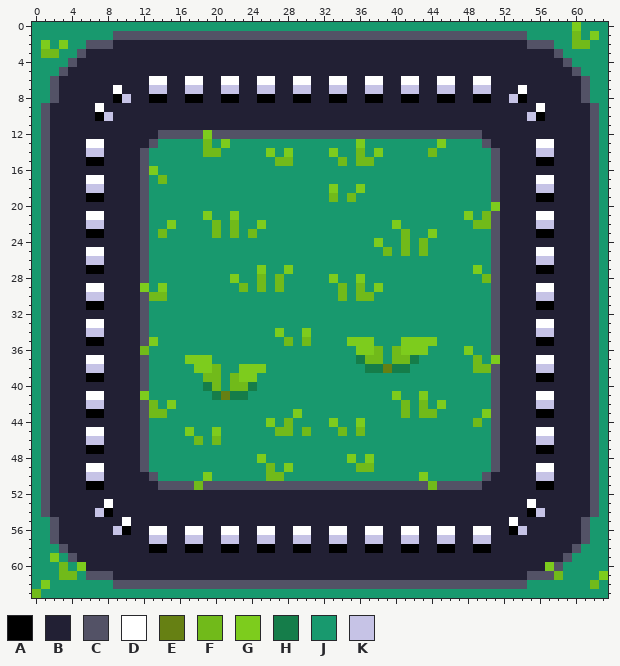
Two states of a pixel-art file, Aseprite/tiles/Road.aseprite. That is the earlier state.
64x64 pixels, 1 frame.
Palette (. is transparent): A #000000  B #222034  C #535266  D #ffffff  E #668013  F #71ba1a  G #7dcc1d  H #157d4a  J #18996e  K #c6c3e6
And afterwards:
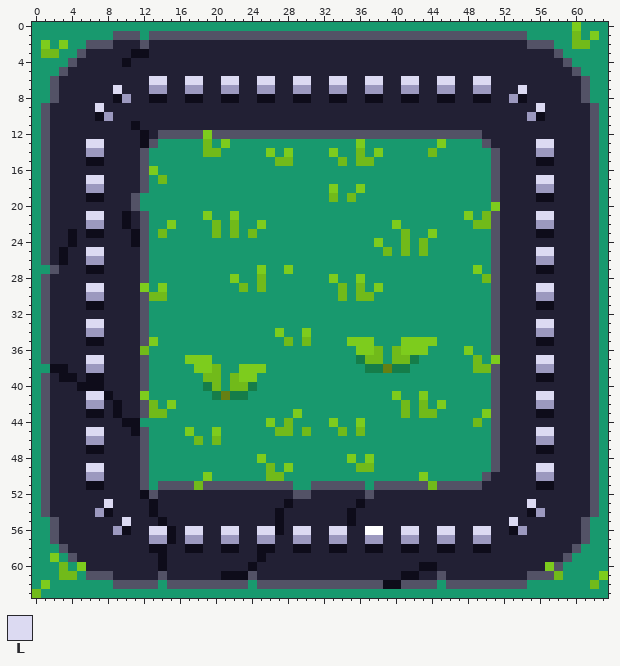
Colours new in this view: L #dcdaf2
The edit:
colour A: #000000 -> #0e0c1a
colour K: #c6c3e6 -> #9c99bf
Layer "Layer 2":
y 1: x 12 C -> J
y 2: x 12 B -> C
y 3: x 11..12 BB -> AA
y 4: x 10 B -> A
y 6: x 13..14 DD -> LL; x 17..18 DD -> LL; x 21..22 DD -> LL; x 25..26 DD -> LL; x 29..30 DD -> LL; x 33..34 DD -> LL; x 37..38 DD -> LL; x 41..42 DD -> LL; x 45..46 DD -> LL; x 49..50 DD -> LL
y 7: x 9 D -> L; x 54 D -> L
y 9: x 7 D -> L; x 56 D -> L
y 11: x 11 B -> A
y 12: x 12 B -> A
y 13: x 6..7 DD -> LL; x 12 B -> A; x 56..57 DD -> LL
y 17: x 6..7 DD -> LL; x 56..57 DD -> LL
y 19..20: x 11..12 BC -> CJ
y 21: x 6..7 DD -> LL; x 10 B -> A; x 56..57 DD -> LL
y 22: x 10 B -> A
y 23..24: x 4 B -> A; x 11 B -> A
y 25: x 3 B -> A; x 6..7 DD -> LL; x 56..57 DD -> LL
y 26: x 3 B -> A
y 27: x 1..2 CB -> JC
y 28: x 27 F -> J
y 29: x 6..7 DD -> LL; x 27 F -> J; x 56..57 DD -> LL
y 33: x 6..7 DD -> LL; x 56..57 DD -> LL
y 37: x 6..7 DD -> LL; x 56..57 DD -> LL
y 38: x 1..3 CBB -> JAA
y 39: x 3..4 BB -> AA
y 40: x 5..7 BBB -> AAA
y 41: x 6..8 DDB -> LLA; x 56..57 DD -> LL
y 42..43: x 9 B -> A
y 44: x 10..12 BBC -> AAJ
y 45: x 6..7 DD -> LL; x 11 B -> A; x 56..57 DD -> LL
y 49: x 6..7 DD -> LL; x 56..57 DD -> LL
y 50: x 12..13 BC -> CJ
y 51: x 12..13 BB -> CJ; x 29..30 CC -> JJ; x 37 C -> J
y 52: x 12..13 BB -> AC; x 29..30 BB -> CC; x 37 B -> C
y 53: x 8 D -> L; x 13 B -> A; x 28 B -> A; x 36 B -> A; x 55 D -> L
y 54: x 13 B -> A; x 27 B -> A; x 35 B -> A
y 55: x 10 D -> L; x 14 B -> A; x 27 B -> A; x 35 B -> A; x 53 D -> L
y 56: x 13..15 DDB -> LLA; x 17..18 DD -> LL; x 21..22 DD -> LL; x 25..27 DDB -> LLA; x 29..30 DD -> LL; x 33..34 DD -> LL; x 41..42 DD -> LL; x 45..46 DD -> LL; x 49..50 DD -> LL
y 57: x 15 B -> A
y 59: x 14 B -> A; x 25 B -> A
y 60: x 14 B -> A; x 24 B -> A; x 43..44 BB -> AA
y 61: x 14 B -> C; x 21..24 BBBB -> AAAC; x 41..42 BB -> AA; x 45 B -> C
y 62: x 14 C -> J; x 24 C -> J; x 39..40 CC -> AA; x 45 C -> J
